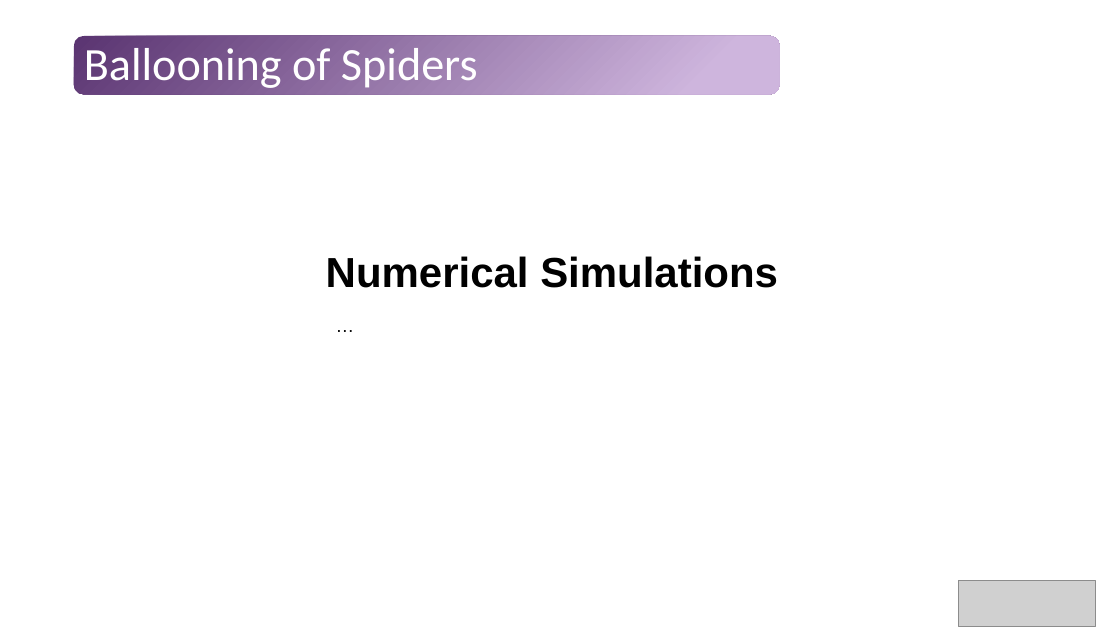
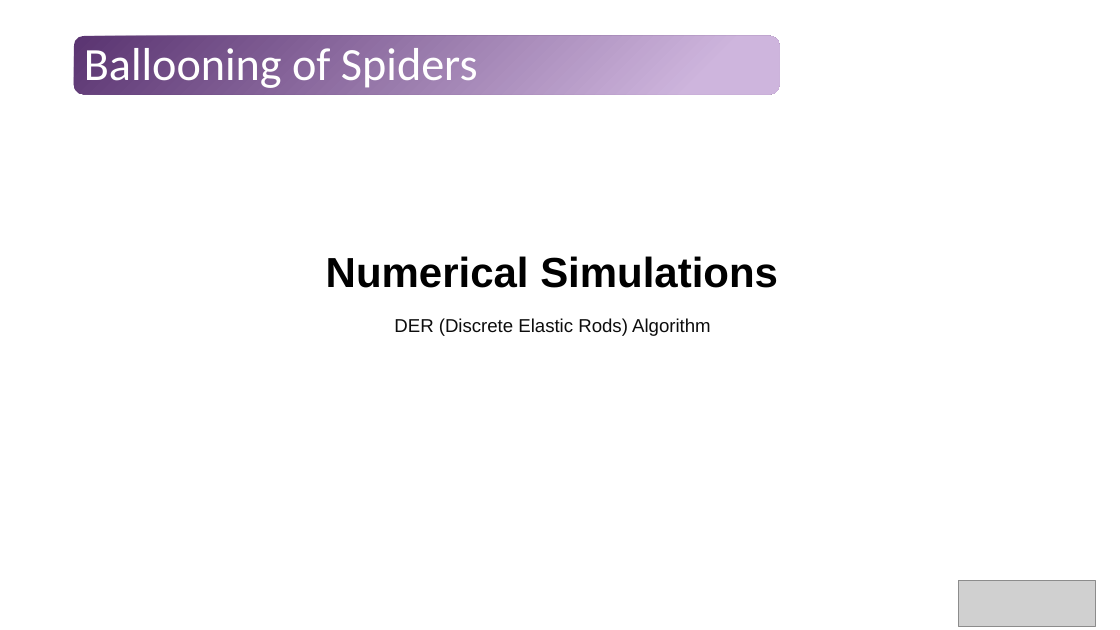
Before and after one commit to Tavi681/PoliPhysics, a slide deck: slide 18 of Tema 1/paper/Tema1.pptx (slide 15 before the commit). Drawn at 1120x630 pixels with LibreOffice and Linux fonts; fonts in the diff are those of the drawing; grey boxes stand for pictures. Boxes give left, top, right and bottom in pixels: in the first picture for what was removed or moved away, otherwise in the second. Text is boxed around its words. In the diff, an @@ line names an element or a change of style, - is before the commit and + after.

```diff
--- a/Tema 1/paper/Tema1.pptx
+++ b/Tema 1/paper/Tema1.pptx
@@ text at <box>394,318,711,336</box>: text changed @@
-…
+DER (Discrete Elastic Rods) Algorithm
```
Also in this commit, not shown: 5 other slides changed, 10 slides added, 2 slides removed, 1 other file.
